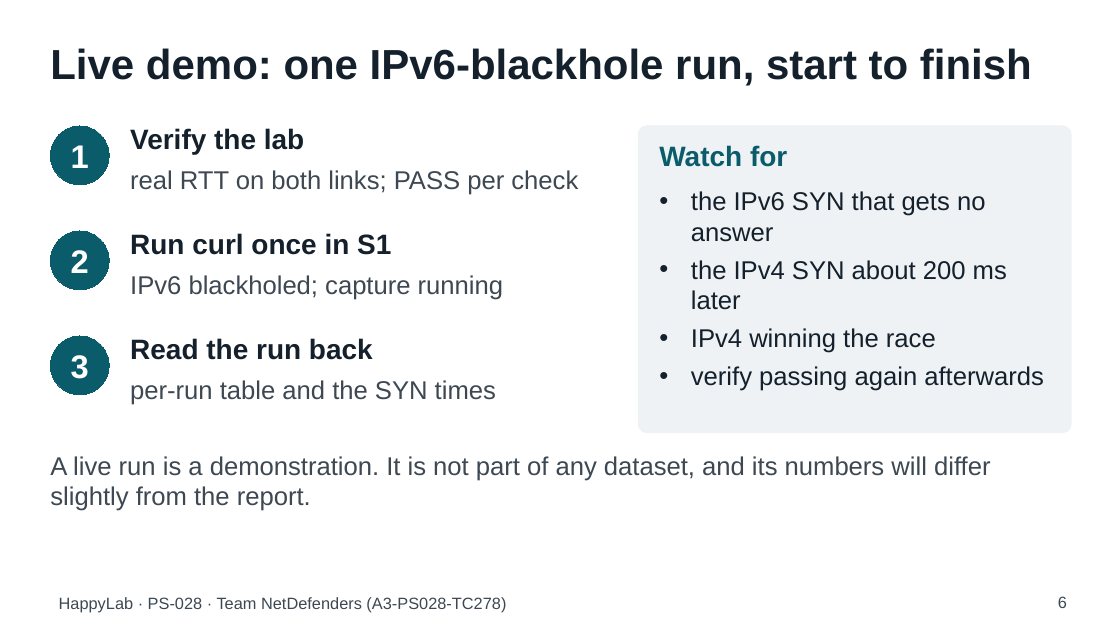
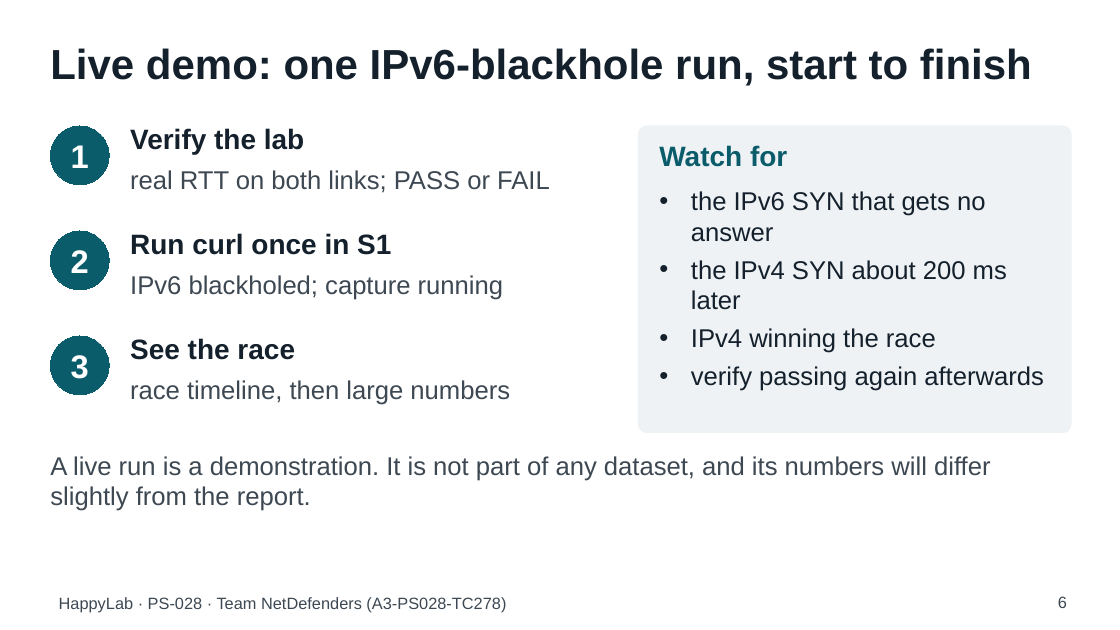
Before and after one commit to aiori-hackathon/A3-PS028-TC278, a slide deck: slide 6 of deck/HappyLab_PS028_TC278.pptx. Drawn at 1120x630 pixels with LibreOffice and Linux fonts; fonts in the diff are those of the drawing. Boxes give left, top, right and bottom in pixels: in the first picture for what was removed or moved away, otherwise in the second. Text is boxed around its words. In the diff, an @@ line names an element or a change of style, - is before the commit and + after.

```diff
--- a/deck/HappyLab_PS028_TC278.pptx
+++ b/deck/HappyLab_PS028_TC278.pptx
@@ text at (130,170,550,193): text changed @@
-real RTT on both links; PASS per check
+real RTT on both links; PASS or FAIL
@@ text at (130,338,295,360): text changed @@
-Read the run back
+See the race
@@ text at (130,380,510,405): text changed @@
-per-run table and the SYN times
+race timeline, then large numbers
```
Also in this commit, not shown: 1 other slide changed, 4 other files.
